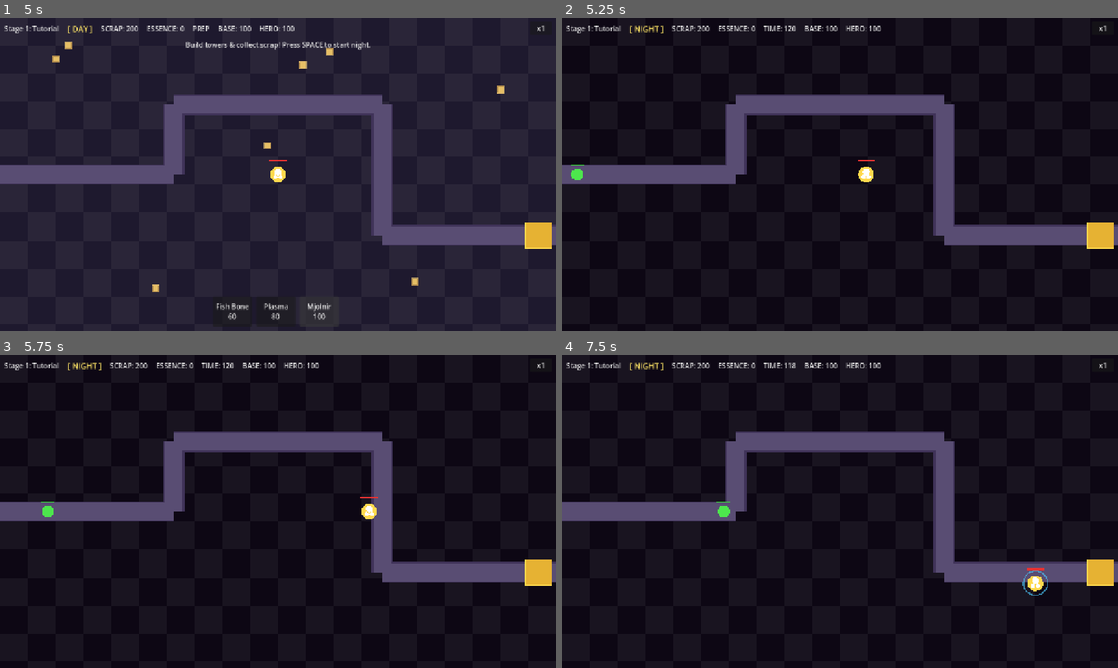
Above: before the commit, frames 1-4 (two rows, left to right).
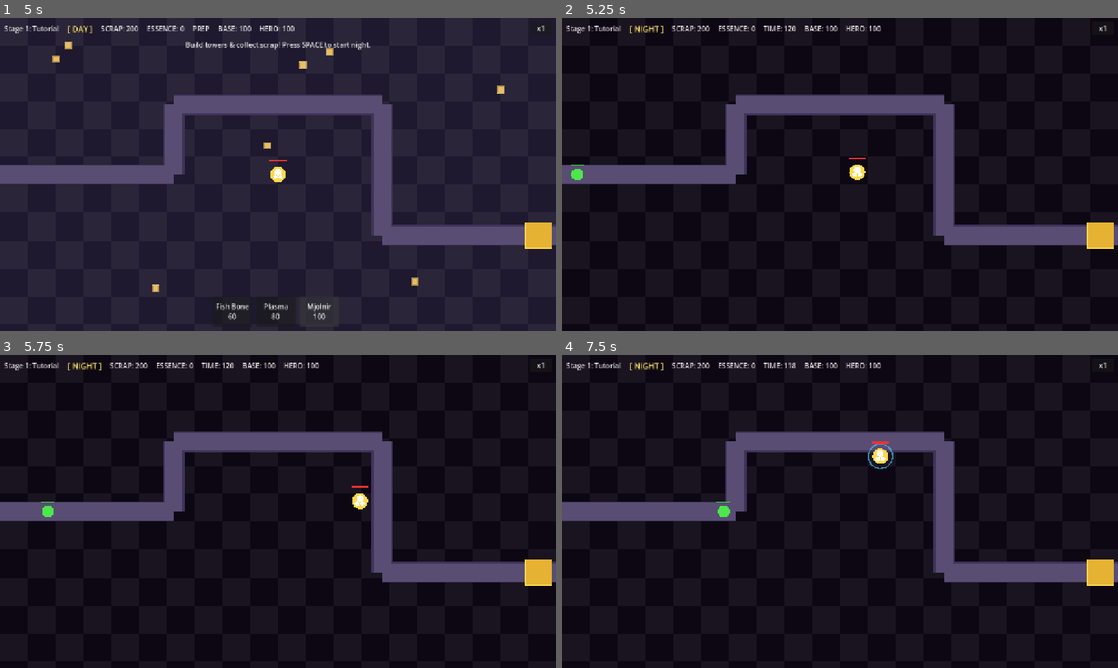
Above: after the commit, the same moments.

Repository: ChungRyong/operation-cat-mosphere
Game: Godot game, scene res://scenes/level/main.tscn
Two runs of this game, one before a commit and one after it. Both use one fixed random seed, a clock stepped at 60 frames per second and the inputs below.
Inputs (mouse positions are in pixels of both pictures, inside the frame that each line leads up to):
- Up to frame 1 (5 s): click "x1" at 0.5 s; click "x2" at 1.25 s; click "x4" at 2 s; click "Fish Bone 60" at 2.75 s; click "Plasma 80" at 3.5 s; click "Mjolnir 100" at 4.25 s
- Up to frame 2 (5.25 s): tap Space (next_wave) at 5 s; move the mouse to (962, 158) at 5.02 s; hold D (move_right) from 5.03 s (still down); click (962, 158) at 5.1 s
- Up to frame 3 (5.75 s): keep holding D (move_right)
- Up to frame 4 (7.5 s): move the mouse to (728, 527) at 5.77 s; release D (move_right) at 5.78 s; hold S (move_down) 5.78-6.53 s; click (728, 527) at 5.85 s; move the mouse to (895, 442) at 6.52 s; hold D (move_right) 6.53-7.28 s; hold Space (next_wave) 6.53-7.28 s; click (895, 442) at 6.8 s; move the mouse to (812, 574) at 7.27 s; hold W (move_up) from 7.28 s (still down); right-click (812, 574) at 7.35 s

Frame 1 is identical in both runs. In frame 2, 0.2% of the frame differs, in the area x 51-57%, y 44-53%; in frame 3, 0.2%; in frame 4, 0.4%, in the area x 55-88%, y 27-77%.

Commit message:
Add hero blocking mechanic and click-to-move control
Hero now blocks up to 3 enemies (Kingdom Rush style) — enemies stop
and fight the hero instead of passing through. Hero auto-attacks
nearby enemies with low damage during Night phase. Movement changed
from WASD keyboard to mouse left-click for better tactical positioning.

Co-Authored-By: Claude Opus 4.6 <noreply@anthropic.com>

Diff:
--- a/scripts/enemy.gd
+++ b/scripts/enemy.gd
@@ -5,9 +5,14 @@
 
 @export var data: EnemyData
 
+const MELEE_DAMAGE: float = 3.0
+const MELEE_INTERVAL: float = 1.5
+
 var current_health: float = 0.0
 var _stun_timer: float = 0.0
 var _distract_active: bool = false
+var _engaged: bool = false
+var _melee_timer: float = 0.0
 
 
 func _ready() -> void:
@@ -24,6 +29,8 @@
 		return
 	if _stun_timer > 0.0:
 		_stun_timer -= delta
+		return
+	if _update_engagement(delta):
 		return
 	var effective_speed: float = data.speed * 60.0
 	progress += effective_speed * delta
@@ -55,6 +62,7 @@
 
 
 func _on_die() -> void:
+	_cleanup_engagement()
 	if data.spawn_on_death != null and data.spawn_count > 0:
 		_spawn_children()
 	ResourceManager.add_essence(data.essence_reward)
@@ -90,9 +98,63 @@
 		draw_circle(Vector2.ZERO, data.radius, data.color)
 	if _stun_timer > 0.0:
 		draw_circle(Vector2.ZERO, data.radius + 2, Color(1.0, 1.0, 0.0, 0.3))
+	if _engaged:
+		draw_arc(Vector2.ZERO, data.radius + 4.0, 0.0, TAU, 16, Color(1.0, 0.3, 0.2, 0.5), 2.0)
 	var bar_width: float = data.radius * 2.2
 	var bar_height: float = 4.0
 	var bar_pos: Vector2 = Vector2(-bar_width * 0.5, -data.radius - 10.0)
 	draw_rect(Rect2(bar_pos, Vector2(bar_width, bar_height)), Color(0.2, 0.0, 0.0, 1.0))
 	var ratio: float = clamp(current_health / data.max_health, 0.0, 1.0)
 	draw_rect(Rect2(bar_pos, Vector2(bar_width * ratio, bar_height)), Color(0.2, 0.9, 0.2, 1.0))
+
+
+func _update_engagement(delta: float) -> bool:
+	var hero_node: CharacterBody2D = _get_hero()
+	if hero_node == null:
+		if _engaged:
+			_engaged = false
+			_melee_timer = 0.0
+			queue_redraw()
+		return false
+
+	var dist: float = global_position.distance_to(hero_node.global_position)
+
+	if _engaged:
+		if hero_node.current_hp <= 0.0 or dist > hero_node.DISENGAGE_RANGE:
+			_engaged = false
+			_melee_timer = 0.0
+			hero_node.remove_blocked()
+			queue_redraw()
+			return false
+		_melee_timer -= delta
+		if _melee_timer <= 0.0:
+			_melee_timer = MELEE_INTERVAL
+			hero_node.take_damage(MELEE_DAMAGE)
+		return true
+	else:
+		if dist <= hero_node.BLOCK_RANGE and hero_node.can_block():
+			_engaged = true
+			_melee_timer = MELEE_INTERVAL
+			hero_node.add_blocked()
+			queue_redraw()
+			return true
+		return false
+
+
+func _get_hero() -> CharacterBody2D:
+	var heroes: Array = get_tree().get_nodes_in_group("hero")
+	if heroes.is_empty():
+		return null
+	return heroes[0] as CharacterBody2D
+
+
+func _cleanup_engagement() -> void:
+	if _engaged:
+		_engaged = false
+		var hero_node: CharacterBody2D = _get_hero()
+		if hero_node != null:
+			hero_node.remove_blocked()
+
+
+func _exit_tree() -> void:
+	_cleanup_engagement()
--- a/scripts/hero.gd
+++ b/scripts/hero.gd
@@ -13,6 +13,11 @@
 const PARRY_COOLDOWN: float = 3.0
 const ULTIMATE_DAMAGE: float = 100.0
 const ULTIMATE_INVINCIBLE: float = 5.0
+const BLOCK_RANGE: float = 50.0
+const DISENGAGE_RANGE: float = 70.0
+const AUTO_ATK_INTERVAL: float = 1.0
+const AUTO_ATK_DAMAGE_MULT: float = 0.5
+const MAX_BLOCK_COUNT: int = 3
 
 var max_hp: float = 100.0
 var current_hp: float = 100.0
@@ -23,19 +28,29 @@
 var _parry_cd: float = 0.0
 var _parry_active: float = 0.0
 var _invincible_timer: float = 0.0
+var _auto_atk_timer: float = 0.0
+var _blocked_count: int = 0
+var _move_target: Vector2 = Vector2.ZERO
+var _moving: bool = false
+const ARRIVAL_DISTANCE: float = 5.0
 
 
 func _ready() -> void:
 	current_hp = max_hp
 	add_to_group("hero")
+	GameManager.phase_changed.connect(_on_phase_changed)
 
 
 func _physics_process(delta: float) -> void:
-	var input_dir := Vector2(
-		Input.get_axis("move_left", "move_right"),
-		Input.get_axis("move_up", "move_down")
-	)
-	velocity = input_dir.normalized() * _get_move_speed()
+	if _moving and current_hp > 0.0:
+		var diff: Vector2 = _move_target - global_position
+		if diff.length() <= ARRIVAL_DISTANCE:
+			_moving = false
+			velocity = Vector2.ZERO
+		else:
+			velocity = diff.normalized() * _get_move_speed()
+	else:
+		velocity = Vector2.ZERO
 	move_and_slide()
 
 	_attack_timer -= delta
@@ -52,6 +67,12 @@
 		_start_parry()
 	if Input.is_action_just_pressed("ultimate") and ultimate_available:
 		_use_ultimate()
+
+	if GameManager.current_phase == GameManager.GamePhase.NIGHT and current_hp > 0.0:
+		_auto_atk_timer -= delta
+		if _auto_atk_timer <= 0.0:
+			if _auto_attack():
+				_auto_atk_timer = AUTO_ATK_INTERVAL
 
 	queue_redraw()
 
@@ -109,6 +130,9 @@
 	if _parry_active > 0.0:
 		draw_arc(Vector2.ZERO, 28.0, 0.0, TAU, 24, Color(0.3, 0.8, 1.0, 0.6), 3.0)
 
+	if _blocked_count > 0:
+		draw_arc(Vector2.ZERO, BLOCK_RANGE, 0.0, TAU, 24, Color(1.0, 0.4, 0.2, 0.3), 2.0)
+
 	var bar_w: float = 40.0
 	var bar_pos := Vector2(-bar_w * 0.5, -34.0)
 	draw_rect(Rect2(bar_pos, Vector2(bar_w, 4.0)), Color(0.3, 0.0, 0.0, 1.0))
@@ -130,3 +154,47 @@
 		if buff["type"] == "hero_spd":
 			spd *= (1.0 + buff["value"])
 	return spd
+
+
+func _auto_attack() -> bool:
+	var enemies: Array = get_tree().get_nodes_in_group("enemies")
+	var nearest: Node = null
+	var nearest_dist: float = BLOCK_RANGE + 10.0
+	for enemy in enemies:
+		if not is_instance_valid(enemy):
+			continue
+		var dist: float = global_position.distance_to(enemy.global_position)
+		if dist < nearest_dist:
+			nearest_dist = dist
+			nearest = enemy
+	if nearest != null and nearest.has_method("take_damage"):
+		var damage: float = _get_atk() * AUTO_ATK_DAMAGE_MULT
+		nearest.take_damage(damage, TowerData.AttackType.LOW_TECH)
+		return true
+	return false
+
+
+func move_to(target: Vector2) -> void:
+	_move_target = target
+	_moving = true
+
+
+func can_block() -> bool:
+	return current_hp > 0.0 and _blocked_count < MAX_BLOCK_COUNT
+
+
+func add_blocked() -> void:
+	_blocked_count += 1
+
+
+func remove_blocked() -> void:
+	_blocked_count = max(_blocked_count - 1, 0)
+
+
+func reset_blocked() -> void:
+	_blocked_count = 0
+
+
+func _on_phase_changed(_phase: GameManager.GamePhase) -> void:
+	if _phase != GameManager.GamePhase.NIGHT:
+		reset_blocked()
--- a/scripts/main.gd
+++ b/scripts/main.gd
@@ -54,6 +54,8 @@
 	if event is InputEventMouseButton and event.pressed and event.button_index == MOUSE_BUTTON_LEFT:
 		if _placing_tower != null:
 			_try_place_tower(event.position)
+		else:
+			hero.move_to(event.position)
 	if event is InputEventMouseButton and event.pressed and event.button_index == MOUSE_BUTTON_RIGHT:
 		if _placing_tower != null:
 			_placing_tower = null
